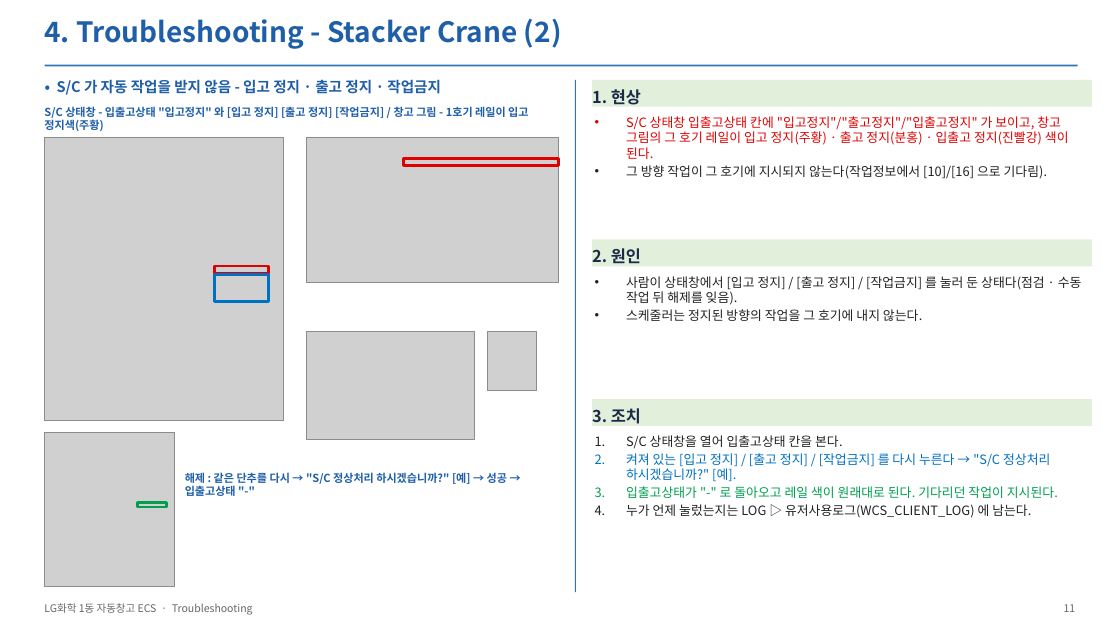
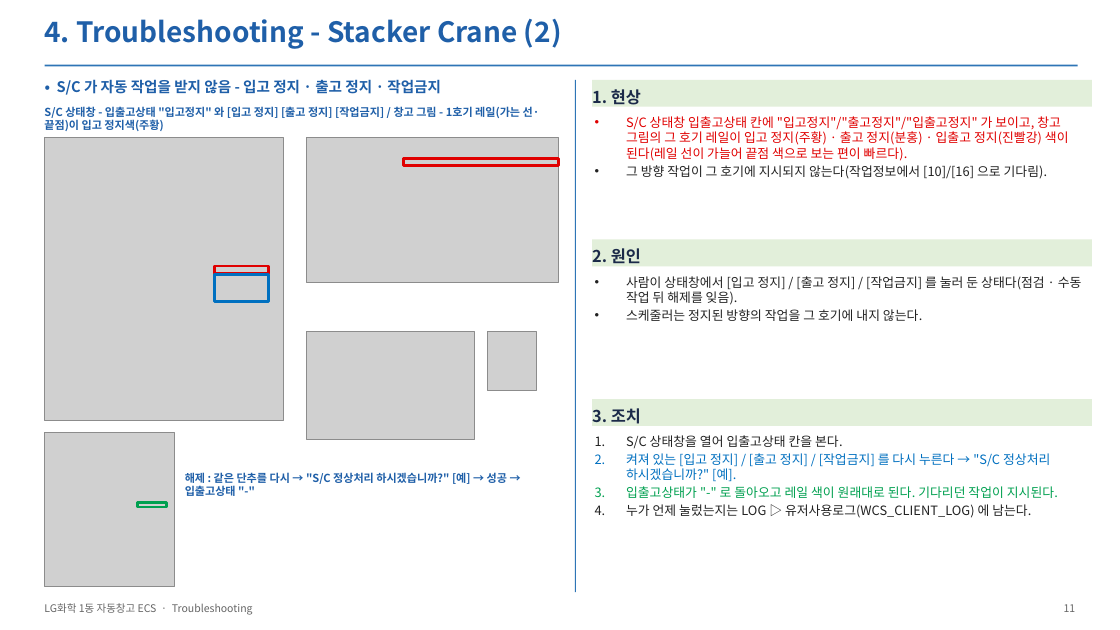
Before and after one commit to yeorijby-coder/LGLS_ALL, a slide deck: slide 11 of docs/산출물_20261110/05_ECS_Troubleshooting_1105.pptx. Drawn at 1120x630 pixels with LibreOffice and Linux fonts; fonts in the diff are those of the drawing; grey boxes stand for pictures. Boxes give left, top, right and bottom in pixels: in the first picture for what was removed or moved away, otherwise in the second. Text is boxed around its words. In the diff, an @@ line names an element or a change of style, - is before the commit and + after.

```diff
--- a/docs/산출물_20261110/05_ECS_Troubleshooting_1105.pptx
+++ b/docs/산출물_20261110/05_ECS_Troubleshooting_1105.pptx
@@ text at (44,106,540,131): text changed @@
-S/C 상태창 - 입출고상태 "입고정지" 와 [입고 정지] [출고 정지] [작업금지] / 창고 그림 - 1호기 레일이 입고 정지색(주황)
+S/C 상태창 - 입출고상태 "입고정지" 와 [입고 정지] [출고 정지] [작업금지] / 창고 그림 - 1호기 레일(가는 선·끝점)이 입고 정지색(주황)
@@ text at (626,116,1069,161): text changed @@
-• S/C 상태창 입출고상태 칸에 "입고정지"/"출고정지"/"입출고정지" 가 보이고, 창고 그림의 그 호기 레일이 입고 정지(주황) · 출고 정지(분홍) · 입출고 정지(진빨강) 색이 된다.
+• S/C 상태창 입출고상태 칸에 "입고정지"/"출고정지"/"입출고정지" 가 보이고, 창고 그림의 그 호기 레일이 입고 정지(주황) · 출고 정지(분홍) · 입출고 정지(진빨강) 색이 된다(레일 선이 가늘어 끝점 색으로 보는 편이 빠르다).
```
Also in this commit, not shown: 2 other slides changed, 11 other files.
